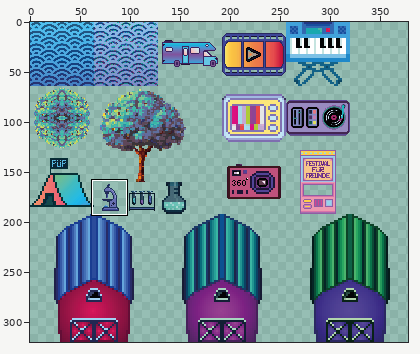
File history of a sprite sheet, Tils/Tilset_objects.png. Above, an overview of the earlier version with the close-up marked.
Close-up. Before the edit:
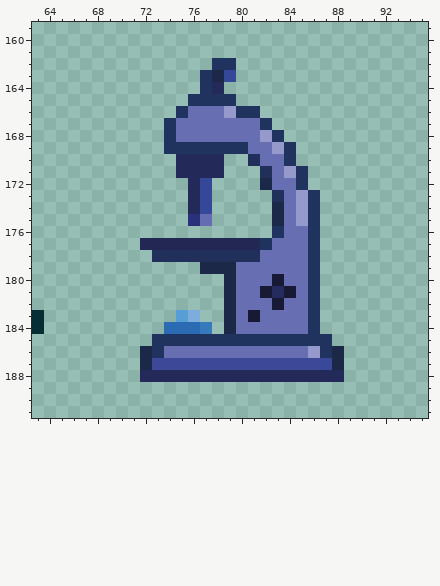
The file is 384x320 pixels. Shown: x 63..95, y 159..191. The wide view leaves out empty margins. The commit also changed other parts of the picture, which this record leaves out.
The result:
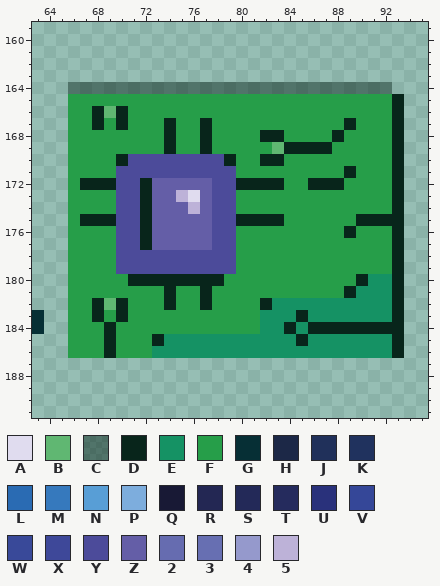
Palette (. is transparent): A #e0dcef  B #60b772  C #08251b7c  D #08251b  E #159264  F #269e49  G #062f35  H #1c2847  J #20305a  K #20325e  L #2a6bb3  M #3679bd  N #589ed6  P #7daddd  Q #181935  R #232753  S #232958  T #252b5d  U #29317b  V #354798  W #394999  X #3e4899  Y #4c4b9a  Z #645ea7  2 #666cb0  3 #676fb2  4 #9599cc  5 #bdb2d8
Changes in this commit:
{"y":162,"x":78,"old":"KK","new":".."}
{"y":163,"x":77,"old":"KHV","new":"..."}
{"y":164,"x":66,"old":"...........KS..............","new":"CCCCCCCCCCCCCCCCCCCCCCCCCCC"}
{"y":165,"x":66,"old":"..........KKKK..............","new":"FFFFFFFFFFFFFFFFFFFFFFFFFFFD"}
{"y":166,"x":66,"old":".........K3334KK............","new":"FFDBDFFFFFFFFFFFFFFFFFFFFFFD"}
{"y":167,"x":66,"old":"........K3333333K...........","new":"FFDFDFFFDFFDFFFFFFFFFFFDFFFD"}
{"y":168,"x":66,"old":"........K33333334K..........","new":"FFFFFFFFDFFDFFFFDDFFFFDFFFFD"}
{"y":169,"x":66,"old":"........KKKKKKK334K.........","new":"FFFFFFFFDFFDFFFFFBDDDDFFFFFD"}
{"y":170,"x":66,"old":".........SSSS..J33K.........","new":"FFFFDYYYYYYYYDFFDDFFFFFFFFFD"}
{"y":171,"x":66,"old":".........SSSS...J34K........","new":"FFFFYYYYYYYYYYFFFFFFFFFDFFFD"}
{"y":172,"x":66,"old":"..........SV....H33K........","new":"FDDDYYDZZZZZYYDDDDFFDDDFFFFD"}
{"y":173,"x":66,"old":"..........SV.....J34K.......","new":"FFFFYYDZZ5AZYYFFFFFFFFFFFFFD"}
{"y":174,"x":66,"old":"..........SV.....H34K.......","new":"FFFFYYDZZZ5ZYYFFFFFFFFFFFFFD"}
{"y":175,"x":66,"old":"..........U2.....H34K.......","new":"FDDDYYDZZZZZYYDDDDFFFFFFDDDD"}
{"y":176,"x":66,"old":".................K33K.......","new":"FFFFYYDZZZZZYYFFFFFFFFFDFFFD"}
{"y":177,"x":66,"old":"......RRRRRRRRRRK333K.......","new":"FFFFYYDZZZZZYYFFFFFFFFFFFFFD"}
{"y":178,"x":66,"old":".......JJJJJJJJJ3333K.......","new":"FFFFYYYYYYYYYYFFFFFFFFFFFFFD"}
{"y":179,"x":66,"old":"...........HHH333333K.......","new":"FFFFYYYYYYYYYYFFFFFFFFFFFFFD"}
{"y":180,"x":66,"old":".............H333Q33K.......","new":"FFFFFDDDDDDDDFFFFFFFFFFFDEED"}
{"y":181,"x":66,"old":".............H33QTQ3K.......","new":"FFFFFFFFDFFDFFFFFFFFFFFDEEED"}
{"y":182,"x":66,"old":".............H333Q33K.......","new":"FFDBDFFFDFFDFFFFDEEEEEEEEEED"}
{"y":183,"x":66,"old":".........NP..H3Q3333K.......","new":"FFDFDFFFFFFFFFFFEEEDEEEEEEED"}
{"y":184,"x":66,"old":"........LLLM.H333333K.......","new":"FFFDFFFFFFFFFFFFEEDEDDDDDDDD"}
{"y":185,"x":66,"old":".......KKKKKKKKKKKKKKK......","new":"FFFDFFFDEEEEEEEEEEEDEEEEEEED"}
{"y":186,"x":66,"old":"......HK3333333333334KH.....","new":"FFFDFFFEEEEEEEEEEEEEEEEEEEED"}
{"y":187,"x":72,"old":"HXXXXXXXXXXXXXXWH","new":"................."}
{"y":188,"x":72,"old":"SSSSSSSSSSSSSSSSS","new":"................."}
